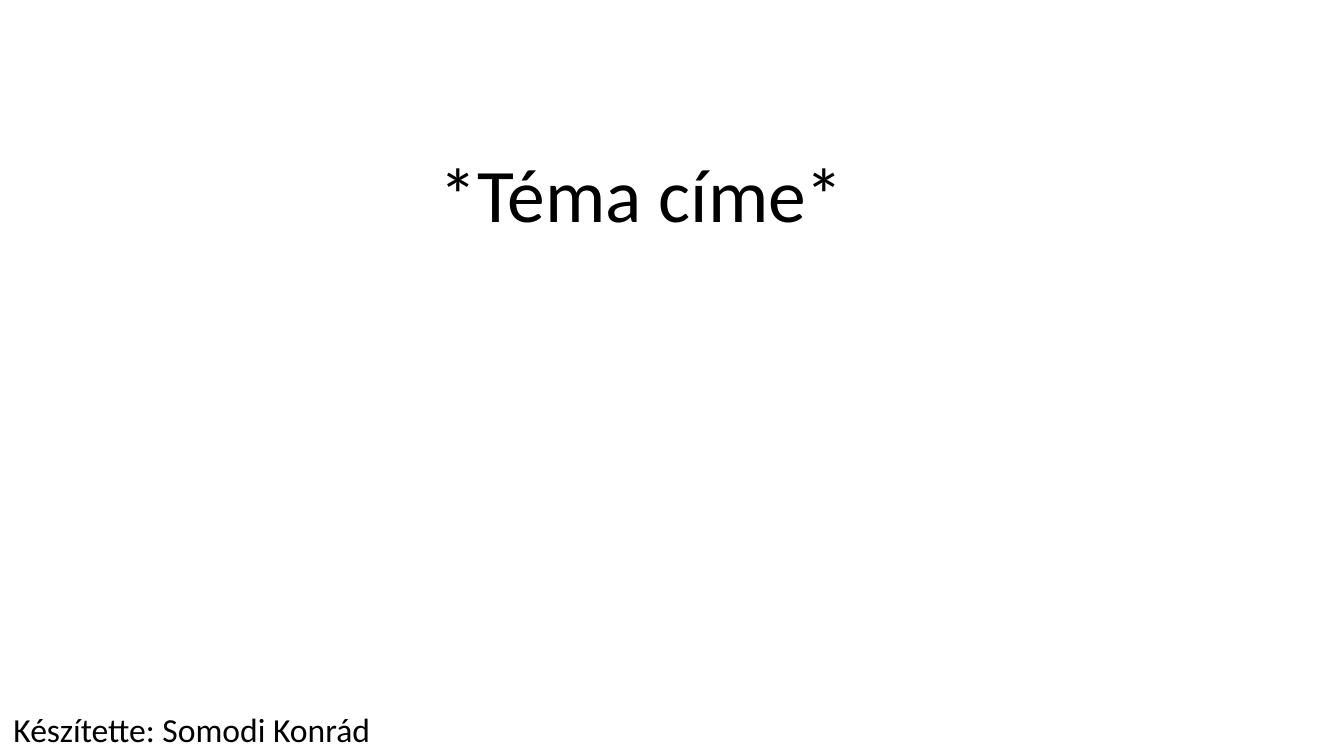
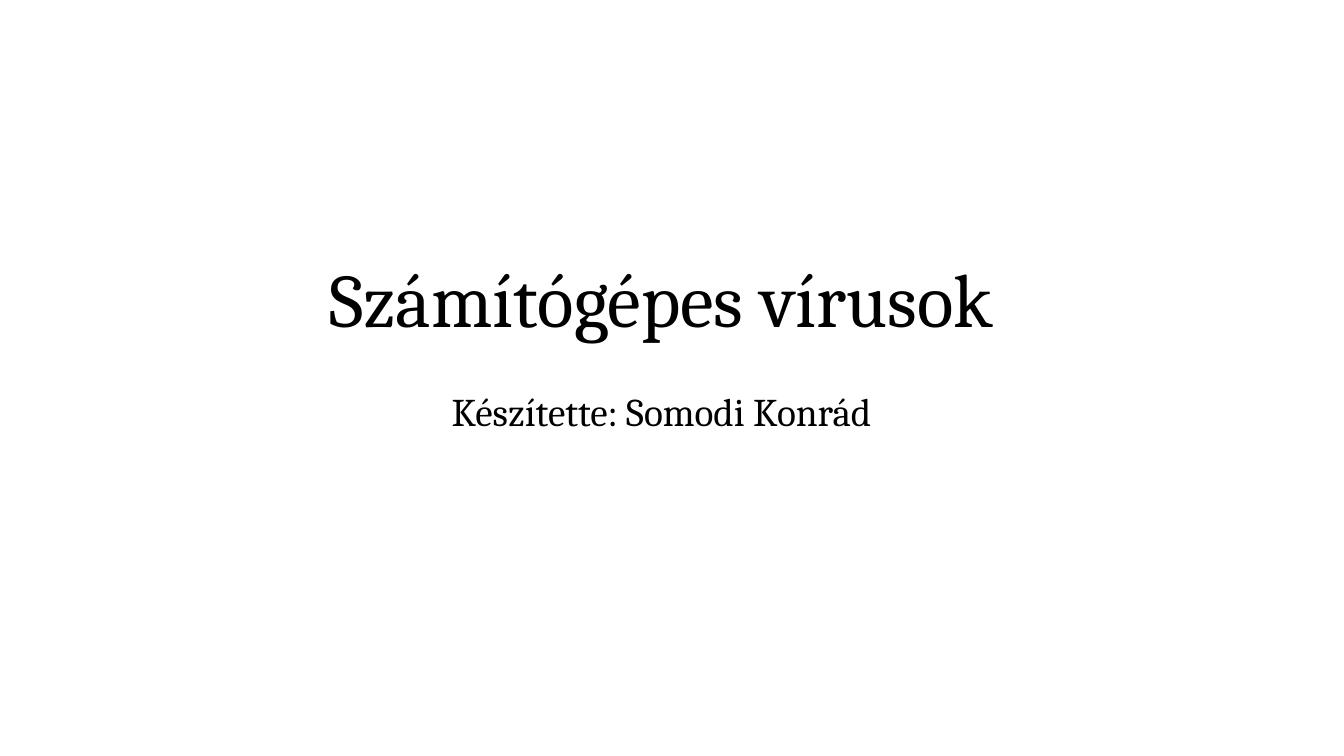
Before and after one commit to somodikonrad/Paprika, a slide deck: slide 1 of Beadandó SK.pptx. Drawn at 1344x756 pixels with LibreOffice and Linux fonts; fonts in the diff are those of the drawing. Boxes give left, top, right and bottom in pixels: in the first picture for what was removed or moved away, otherwise in the second. Text is boxed around its words. In the diff, an @@ line names an element or a change of style, - is before the commit and + after.

```diff
--- a/Beadandó SK.pptx
+++ b/Beadandó SK.pptx
@@ title at <box>329,274,993,343</box>: text changed; font Calibri to Cambria @@
-*Téma címe*
+Számítógépes vírusok
@@ subtitle "Készítette: Somodi Konrád": place and size @@
-subtitle "Készítette: Somodi Konrád" at <box>13,718,370,743</box>
+subtitle "Készítette: Somodi Konrád" at <box>452,398,871,427</box>
@@ subtitle "Készítette: Somodi Konrád" at <box>452,398,871,427</box>: size 24 to 28 pt, font Calibri to Cambria; line spacing 0.8 to 0.9 @@
```
Also in this commit, not shown: 1 other slide changed.
